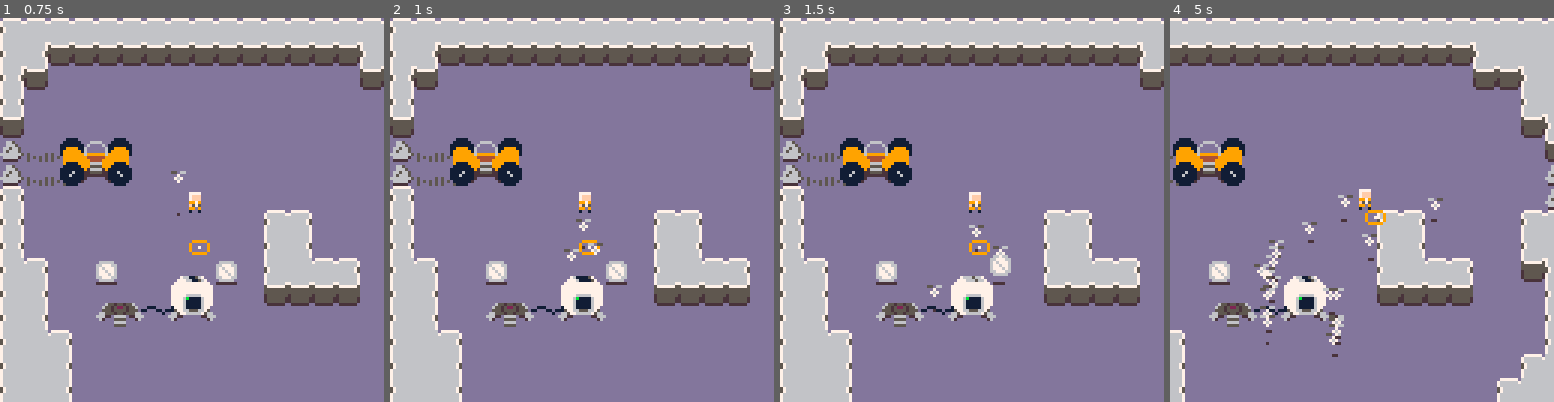
Above: before the commit, frames 1-4 (left to right).
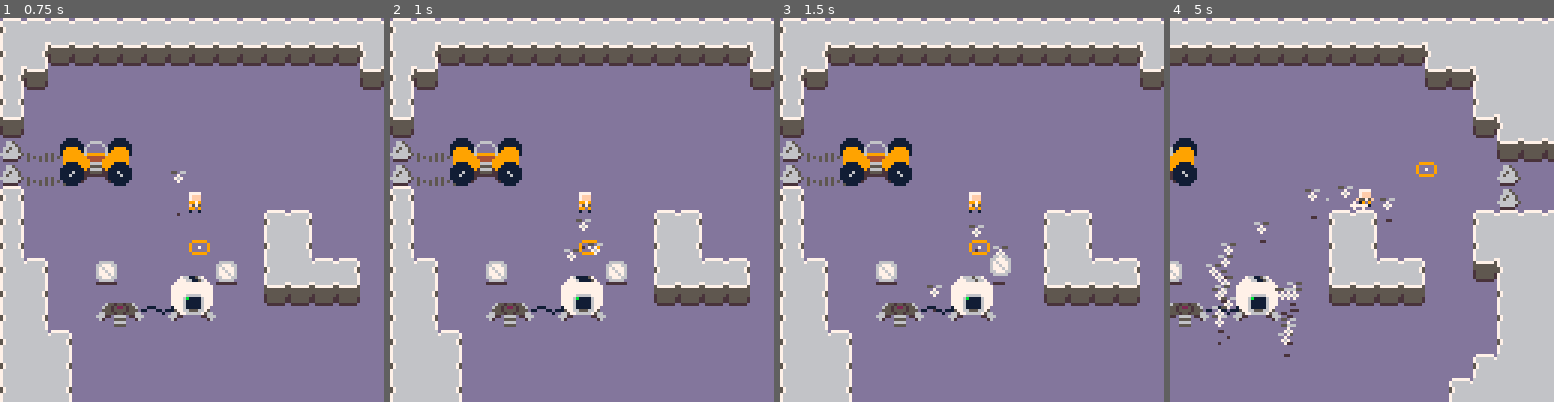
Above: after the commit, the same moments.

Repository: kevinthompson/moonbreak-p8
Game: PICO-8 cartridge moonbreak.p8
Two runs of this game, one before a commit and one after it. Both use one fixed random seed, a clock stepped at 60 frames per second and the inputs below.
Inputs:
- Up to frame 1 (0.75 s): tap X (X key) at 0.33 s; tap O (Z key) at 0.7 s
- Up to frame 2 (1 s): no input
- Up to frame 3 (1.5 s): tap X (X key) at 1.07 s
- Up to frame 4 (5 s): hold Right 1.6-2.1 s; tap O (Z key) every 0.4 s from 1.7 to 4.9 s; tap X (X key) at 1.85, 2.97, 4.08 s; hold Up 2.15-2.42 s; hold Right 2.47-3.03 s; hold Left 3.08-3.58 s; hold Down 3.63-3.97 s; hold Right 4.02-4.68 s; hold Up from 4.73 s (still down)

Frame 1 is identical in both runs. In frame 2, less than 0.1% of the frame differs, in the area x 45-56%, y 58-61%; in frame 3, less than 0.1%; in frame 4, 26%, in the area x 0-100%, y 6-100%.

Commit message:
chore: simplify sorting logic

Diff:
--- a/scripts/entities/entity.lua
+++ b/scripts/entities/entity.lua
@@ -55,6 +55,7 @@
   -- instance methods
   init = function(_ENV)
     add(entity.objects,_ENV)
+    sort_value = layer * 1000 + y
     bots = {}
     path = {}
   end,
--- a/scripts/scenes/game.lua
+++ b/scripts/scenes/game.lua
@@ -51,9 +51,7 @@
   end,
 
   draw=function(_ENV)
-    sort(entity.objects, "y")
-    sort(entity.objects, "layer")
-
+    sort(entity.objects, "sort_value")
     cls(13)
 
     -- draw shadows
